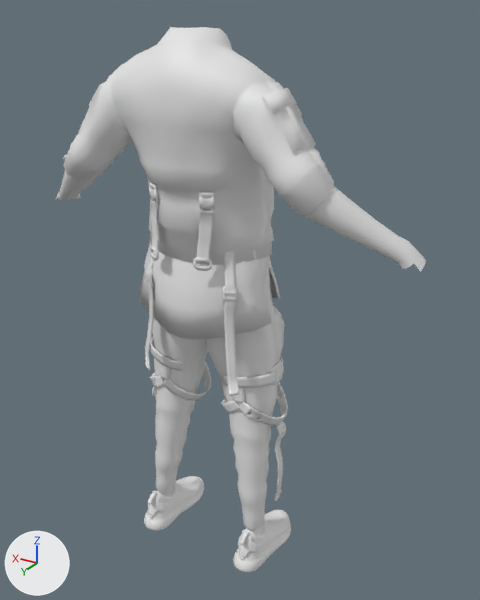
The FBX model Assets/Gameplay Folder/NoHand_models/NO_HEAD_CyberpunkMerc_NoHands.fbx, before and after one commit.
Both versions are drawn from a 50 mm lens placed at (-1.025, 1.557, 1.663), pointed at (-0.083, -0.012, 0.878). The lights are fixed; the arrows at lower left show +X, +Y and +Z. Where no turn or scale is listed for an object, it has been applied to the vertices.

The older version as bpy lines, for what is in view:
```python
me_cyberpunka = bpy.data.meshes.new('cyberpunkA')
me_cyberpunka.from_pydata(...)  # 8448 vertices, 8304 faces; spans x -0.62..0.62, y -0.15..0.22, z 0.0..1.63
# faces by material slot: [6781, 119, 1404]
me_cyberpunka.materials.append(mat_clothes)  # its picture is missing
me_cyberpunka.materials.append(mat_head)  # its picture is missing
me_cyberpunka.materials.append(mat_clothes_cloth)  # its picture is missing
ob_sk_cyberpunkmerc_body = bpy.data.objects.new('SK_CyberpunkMerc_body', me_cyberpunka)
ob_sk_cyberpunkmerc_body.location = (0.0, 0.0, 0.0)
```
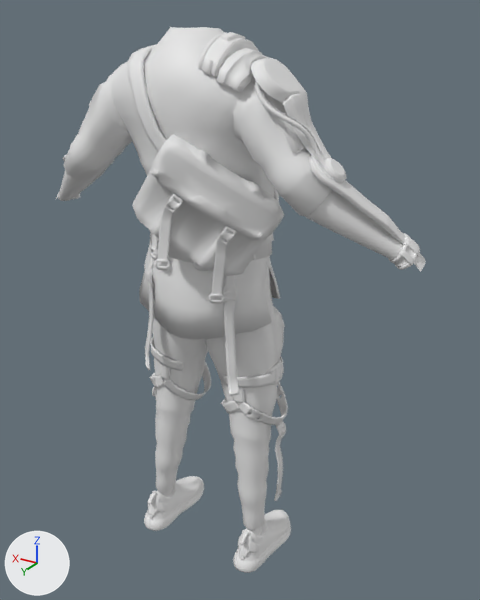
Where the newer file only moved an object's origin or applied its transform, the numbers keep the older frame.

The change in detail:
Material 'exoskeleton' (mat_exoskeleton) is new.
Its base color is (0.8, 0.8, 0.8) (white #e7e7e7).
Material 'bag' (mat_bag) is new.
Its base color is (0.8, 0.8, 0.8) (white #e7e7e7).
Mesh me_cyberpunka_004 is new.
It has 2526 vertices, 2319 faces and spans x -0.607..-0.078, y -0.048..0.198, z 1.081..1.623.
It uses material mat_exoskeleton (its picture is missing).
Mesh me_cyberpunka_003 is new.
It has 1156 vertices, 1193 faces and spans x -0.28..0.146, y -0.122..0.291, z 0.955..1.592.
It uses material mat_bag (its picture is missing).
Object 'SK_CyberpunkMerc_exoskeleton' (ob_sk_cyberpunkmerc_exoskeleton) is new; it shows me_cyberpunka_004.
Its location is (0.0, 0.0, 0.0).
Object 'SK_CyberpunkMerc_bag' (ob_sk_cyberpunkmerc_bag) is new; it shows me_cyberpunka_003.
Its location is (0.0, 0.0, 0.0).

Pixel boxes [x1, y1, x2, y2] of what changed, in the pictures (480 x 600 px):
'SK_CyberpunkMerc_bag', added: after [127, 44, 284, 304]
'SK_CyberpunkMerc_exoskeleton', added: after [198, 32, 420, 270]
